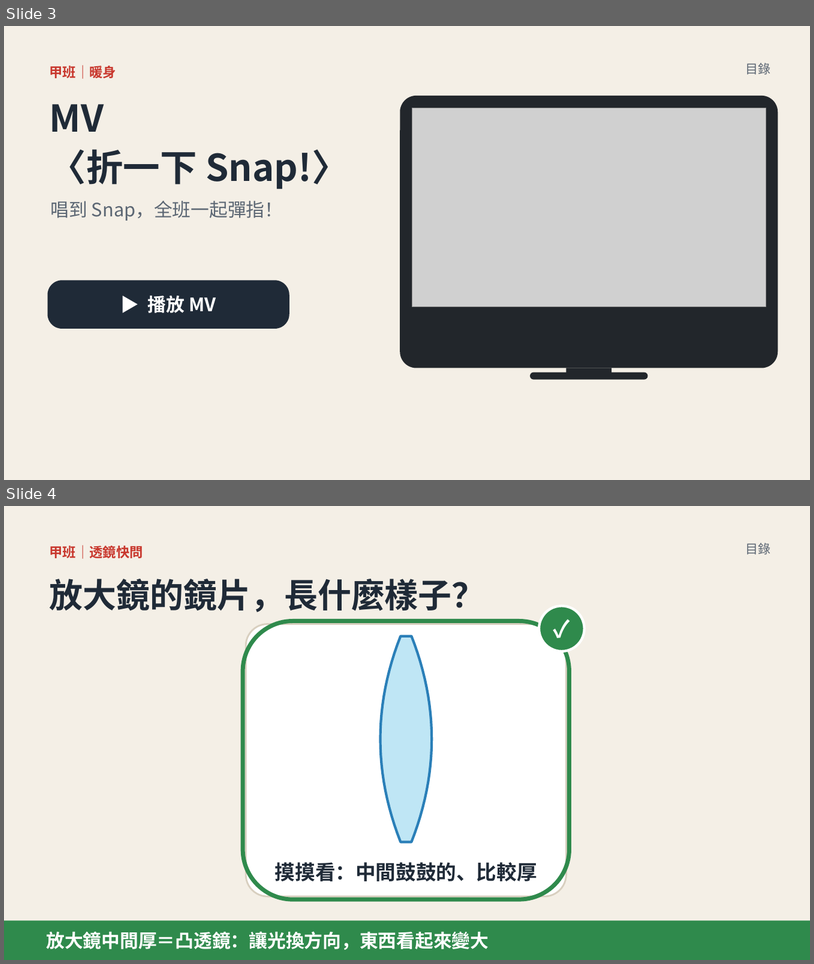
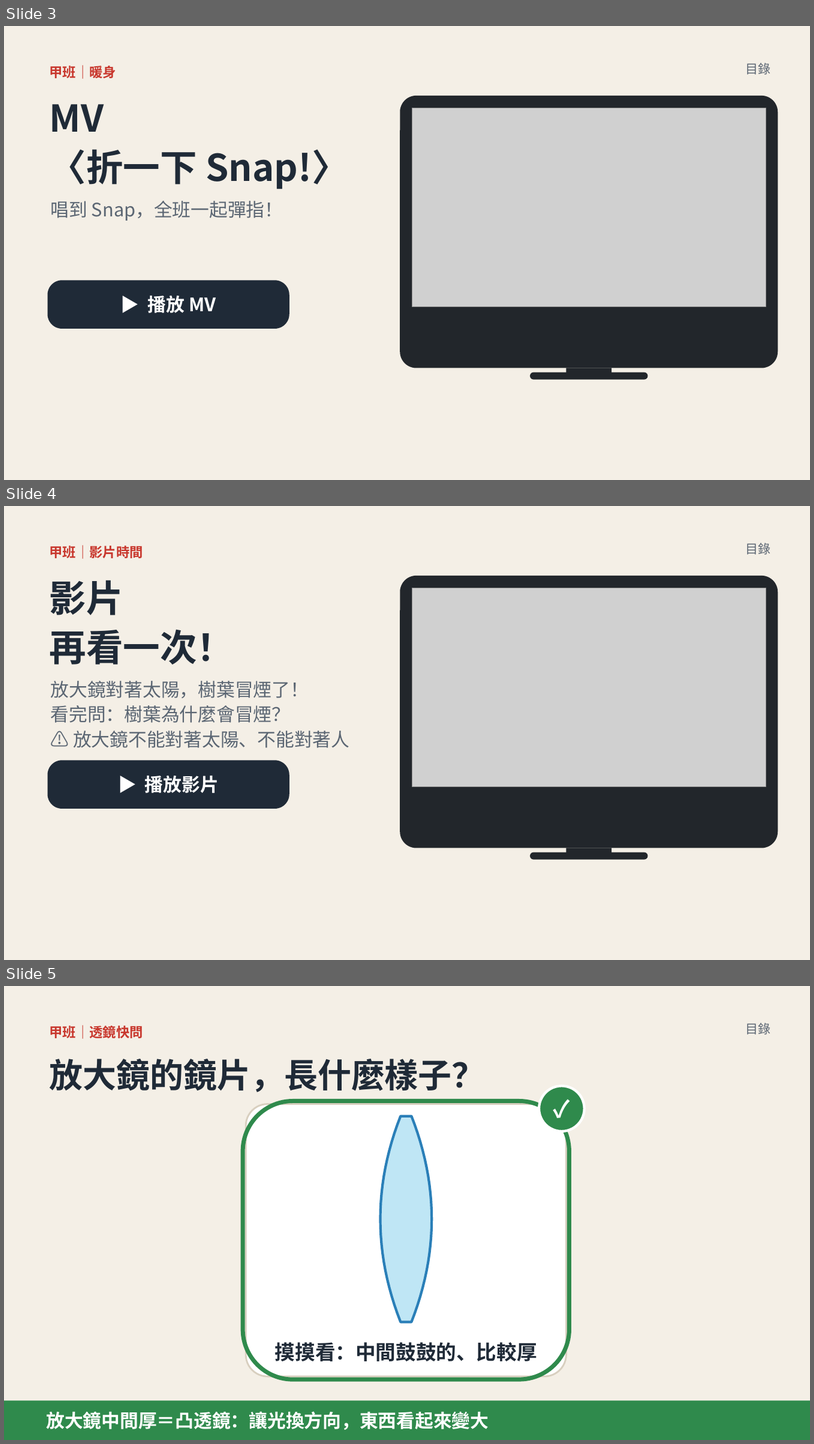
Before and after one commit to classtools1020/sports-results, a slide deck: f8f9fc3bd1/slides.pptx. Shown one above the other, each under a label of ours: slides 3 and 4 before the commit, slides 3, 4 and 5 after it. The pictures are 814x964 and 814x1444 pixels, drawn with LibreOffice and Linux fonts; fonts in the diff are those of the drawing; grey boxes stand for pictures. Boxes give left, top, right and bottom in pixels: in the first picture for what was removed or moved away, otherwise in the second. Text is boxed around its words. In the diff, an @@ line names an element or a change of style, - is before the commit and + after.

```diff
--- a/f8f9fc3bd1/slides.pptx
+++ b/f8f9fc3bd1/slides.pptx
@@ slide 4 added at [4, 506, 810, 960], background #FFFFFF @@
@@ rectangle added at [4, 506, 810, 960], fill #F4EFE6 @@
@@ text added at [50, 545, 143, 559], 16 pt, text #C8372D, bold @@
+甲班｜影片時間
@@ text added at [746, 543, 771, 555], 15 pt, text #5B6673 @@
+目錄
@@ rounded rectangle added at [400, 576, 779, 848], fill #22262B @@
@@ text added at [50, 580, 234, 664], 44 pt, text #1F2A37, bold @@
+影片
+再看一次！
@@ picture added at [413, 588, 766, 787] @@
@@ text added at [51, 681, 350, 748], 22 pt, text #5B6673 @@
+放大鏡對著太陽，樹葉冒煙了！
+看完問：樹葉為什麼會冒煙？
+⚠ 放大鏡不能對著太陽、不能對著人
@@ rounded rectangle added at [48, 760, 290, 808], fill #1F2A37, 22 pt, text #FFFFFF, bold @@
+▶ 播放影片
@@ rounded rectangle added at [530, 852, 648, 859], fill #22262B @@
@@ rectangle added at [567, 848, 612, 854], fill #22262B @@
@@ what was slide 4 is now slide 5 @@
```
Also in this commit, not shown: 3 slides changed, 3 other files.
